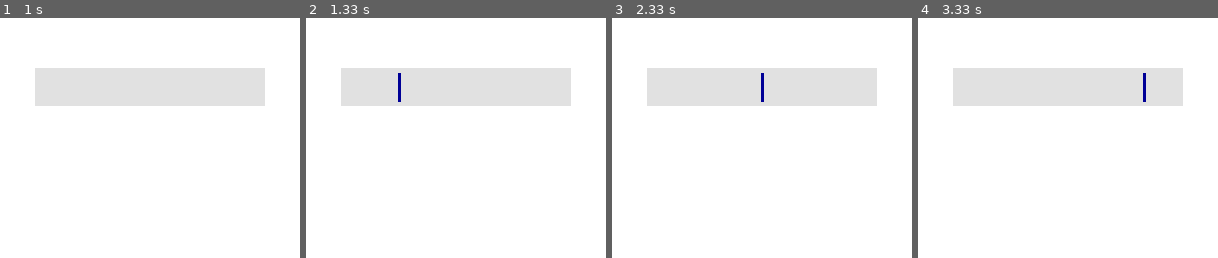
Above: before the commit, frames 1-4 (left to right).
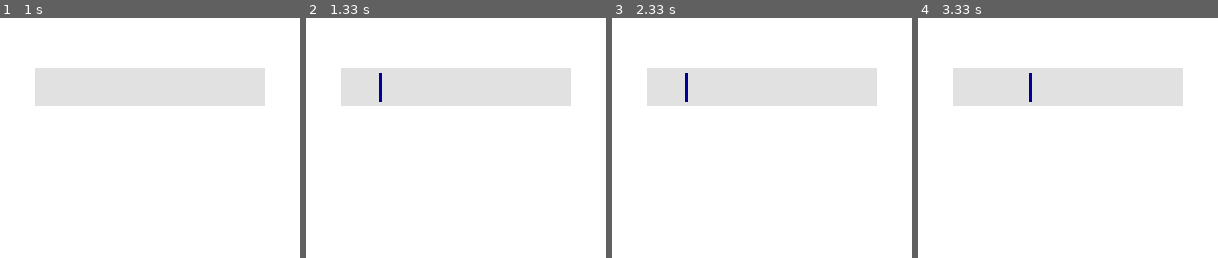
Above: after the commit, the same moments.

Repository: andarms/pygame-fun-experiments
Game: pygame game, started from text_input.py
The game is run twice, just before and just after one commit, with the same random seed, the same clock (stepped at 60 frames per second) and the same inputs.
Inputs:
- Up to frame 1 (1 s): tap Space at 0.33 s; hold Right from 0.67 s (still down)
- Up to frame 2 (1.33 s): release Right at 1.13 s
- Up to frame 3 (2.33 s): hold Backspace 1.67-2.2 s; hold Left 1.67-2.2 s; hold Delete from 2.23 s (still down); hold Left from 2.23 s (still down); tap Space at 2.3 s
- Up to frame 4 (3.33 s): tap Space at 2.6, 2.87, 3.17 s; release Delete at 2.77 s; release Left at 2.77 s; hold Left from 2.8 s (still down)

Frame 1 is identical in both runs. In frame 2, 0.2% of the frame differs, in the area x 24-32%, y 22-35%; in frame 3, 0.2%; in frame 4, 0.2%.

Commit message:
Add deleting and cursor moving support

Diff:
--- a/text_input.py
+++ b/text_input.py
@@ -11,6 +11,7 @@
 		self.y = y
 		self.height = height
 		self.spacing = spacing
+		self.pos = 0
 		self.ticks = 0
 
 	def update(self):
@@ -25,10 +26,13 @@
 			pygame.draw.line(screen, (0,0,150), p1, p2, 3)
 
 	def move_left(self):
-		self.x -= self.spacing
+		if self.x > self.init_x:
+			self.x -= self.spacing
+			self.pos -= 1
 
 	def move_right(self):
 		self.x += self.spacing
+		self.pos += 1
 
 
 class TextInput:
@@ -54,13 +58,34 @@
 		self.cursor.update()
 
 	def handle_input(self, event):
-		if event.key == 8: # delete keycode
-			self.message = self.message[:-1]
+		if event.key == pygame.K_BACKSPACE: # delete keycode
+			if len(self.message) > 0:
+				if self.cursor.pos == len(self.message):
+					self.message = self.message[:-1]
+				else:
+					text = self.message[:self.cursor.pos-1]
+					text += self.message[self.cursor.pos:]
+					self.message = text
+				self.cursor.move_left()
+		elif event.key == pygame.K_DELETE: # delete keycode
+			if len(self.message) > 0:
+				if self.cursor.pos < len(self.message):
+					text = self.message[:self.cursor.pos]
+					text += self.message[self.cursor.pos+1:]
+					self.message = text
+		elif event.key == pygame.K_LEFT:
 			self.cursor.move_left()
+		elif event.key == pygame.K_RIGHT:
+			if self.cursor.pos < len(self.message):
+				self.cursor.move_right()
 		else:
-			if event.unicode != "\r" and len(self.message) < self.max_chars:
-				self.message += event.unicode
-				self.cursor.move_right()
+			if event.unicode != "\r" and event.unicode != "":
+				if len(self.message) < self.max_chars:
+					text = self.message[:self.cursor.pos]
+					text += event.unicode
+					text += self.message[self.cursor.pos:]
+					self.message = text
+					self.cursor.move_right()
 
 	def render(self, screen):
 		pygame.draw.rect(screen, self.fg_color, self.rect)
@@ -69,6 +94,9 @@
 			rect = text_surface.get_rect(x=self.rect.x + 20, y=self.rect.y + 5)
 			screen.blit(text_surface, rect)
 		self.cursor.render(screen)
+
+	def get_text(self):
+		return self.message
 
 
 class Game:
